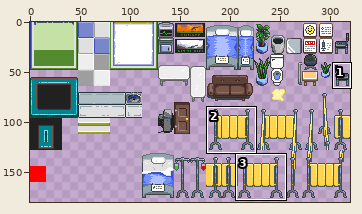
One commit to this sprite sheet: Assets/Tiled2Unity/Textures/BAGJ_tileset.png. The first picture is a wide view before the edit; the outline marks the close-up.
Close-up. Earlier state:
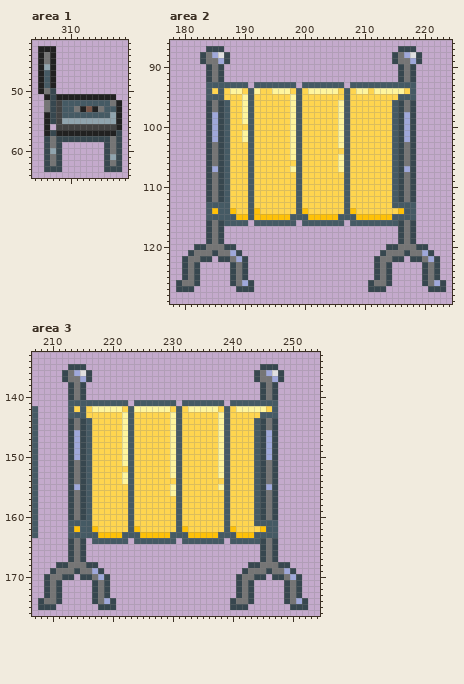
The file is 320x320 pixels. Shown: area 1: x 304..319, y 42..64; area 2: x 178..224, y 86..129; area 3: x 207..254, y 133..176. The wide view leaves out empty margins. The commit also changed other parts of the picture, which this record leaves out.
Once edited:
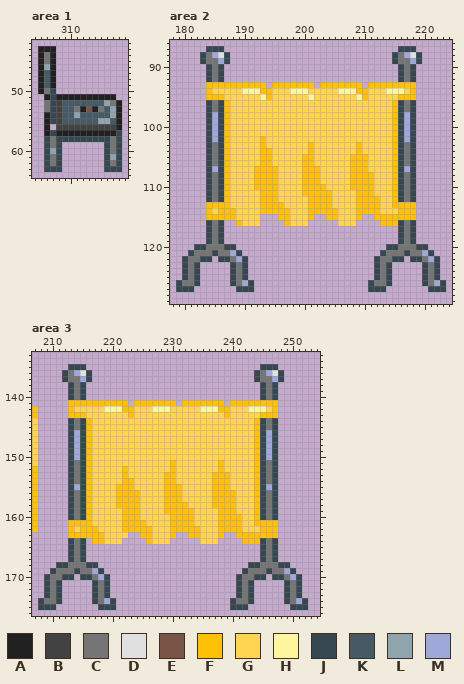
Palette (. is transparent): A #212121  B #424242  C #757575  D #e0e0e0  E #795548  F #ffc107  G #ffd54f  H #fff59d  J #37474f  K #455a64  L #90a4ae  M #9fa8da
Diff:
--- area 1
@@ x 304..319 @@
 51 ..AJAAAAAAAAAA..
-52 ..CJBKKKKKKKKCA.
-53 ..CJBKKCAEACKKA.
-54 ..AJBKKKKKKKKLA.
-55 ..AJBLLLLLLLLLA.
+52 ..CJBKKKKKKKLCA.
+53 ..CJBKKCAEACKLA.
+54 ..AJBKKLKKKKKLA.
+55 ..AJBKKKKKKLLKA.
 56 ..A.BBBBBBBBBBA.
--- area 2
@@ x 178..224 @@
  92 ......JCJ.............................JCJ......
- 93 ......KKKKKKK.KKKKKKK.KKKKKKK.KKKKKKKKKKK......
- 94 ......KGKGHHGKHGGHHHGKGHHHHHGKGHHGHHHHHGK......
- 95 ......KKKGGGHKGGGGGGHKGGGGGGGKGGGGGGGGKKK......
- 96 ......JCJKGGHKGGGGGGHKGGGGGGHKGGGGGGGKJCJ......
- 97 ......JCJKGGHKGGGGGGHKGGGGGGHKGGGGGGGKJCJ......
- 98 ......JMJKGGHKGGGGGGHKGGGGGGHKGGGGGGGKJMJ......
- 99 ......JMJKGGHKGGGGGGHKGGGGGGHKGGGGGGGKJMJ......
-100 ......JMJKGGGKGGGGGGHKGGGGGGHKGGGGGGGKJMJ......
-101 ......JMJKGGHKGGGGGGHKGGGGGGHKGGGGGGGKJMJ......
-102 ......JMJKGGHKGGGGGGHKGGGGGGHKGGGGGGGKJMJ......
-103 ......JCJKGGGKGGGGGGHKGGGGGGHKGGGGGGGKJCJ......
-104 ......JCJKGGGKGGGGGGHKGGGGGGGKGGGGGGGKJCJ......
-105 ......JCJKGGGKGGGGGGHKGGGGGGHKGGGGGGGKJCJ......
-106 ......JCJKGGGKGGGGGGGKGGGGGGHKGGGGGGGKJCJ......
-107 ......JMJKGGGKGGGGGGHKGGGGGGHKGGGGGGGKJMJ......
-108 ......JCJKGGGKGGGGGGGKGGGGGGGKGGGGGGGKJCJ......
-109 ......JCJKGGGKGGGGGGGKGGGGGGGKGGGGGGGKJCJ......
-110 ......JCJKGGGKGGGGGGGKGGGGGGGKGGGGGGGKJCJ......
-111 ......JCJKGGGKGGGGGGGKGGGGGGGKGGGGGGGKJCJ......
-112 ......JCJKGGGKGGGGGGGKGGGGGGGKGGGGGGGKJCJ......
-113 ......KKKKGGGKGGGGGGGKGGGGGGGKGGGGGGGKKKK......
-114 ......KFKKFGGKFGGGGGGKFGGGGGGKFGGGGGGGFKK......
-115 ......KKKKKFFKFFFFFFKKKFFFFFKKKFFFFFFKKKK......
-116 ......JCJKKKK.KKKKKKK.KKKKKKK.KKKKKKKKJCJ......
+ 93 ......FFFFFFFFFF.FFFFFFF.FFFFFFF.FFFFFFFF......
+ 94 ......FGGGGGHHHFFGGGHHHGGGGGHHHFFGGGHHHGF......
+ 95 ......FFFGGGGGGHFGGGGGGHGGGGGGGHFGGGGGFFF......
+ 96 ......JCJFGGGGGGGGGGGGGGGGGGGGGGGGGGGFJCJ......
+ 97 ......JCJFGGGGGGGGGGGGGGGGGGGGGGGGGGGFJCJ......
+ 98 ......JMJFGGGGGGGGGGGGGGGGGGGGGGGGGGGFJMJ......
+ 99 ......JMJFGGGGGGGGGGGGGGGGGGGGGGGGGGGFJMJ......
+100 ......JMJFGGGGGGGGGGGGGGGGGGGGGGGGGGGFJMJ......
+101 ......JMJFGGGGGGGGGGGGGGGGGGGGGGGGGGGFJMJ......
+102 ......JMJFGGGGGFGGGGGGGGGGGGGGGGGGGGGFJMJ......
+103 ......JCJFGGGGGFGGGGGGGFGGGGGGGFGGGGGFJCJ......
+104 ......JCJFGGGGGFFGGGGGGFGGGGGGGFGGGGGFJCJ......
+105 ......JCJFGGGGGFFGGGGGFFGGGGGGFFFGGGGFJCJ......
+106 ......JCJFGGGGGFFGGGGGFFGGGGGGFFFGGGGFJCJ......
+107 ......JMJFGGGGFFFFGGGGFFFGGGGGFFFGGGGFJMJ......
+108 ......JCJFGGGGFFFFGGGGFFFGGGGGFFFFGGGFJCJ......
+109 ......JCJFGGGGFFFFGGGGFFFGGGGGFFFFGGGFJCJ......
+110 ......JCJFGGGGFFFFGGGGFFFFGGGGFFFFGGGFJCJ......
+111 ......JCJFGGGGGFFFGGGGFFFFFGGGGFFFGGGFJCJ......
+112 ......JCJFGGGGGFFFGGGGGFFFFGGGGFFFFGGFJCJ......
+113 ......FFFFGGGGGFFFFGGGGFFFFGGGGFFFFGGFFFF......
+114 ......FGFFFGGGGFFFFFGGGFFFFFGGGFFFFGGGFFF......
+115 ......FFFFFGGGG...FFGGGF..FFGGGF..FFFFFFF......
+116 ......JCJ..FGGG....FGGG.....GGG....FFFJCJ......
 117 ......JCJ.............................JCJ......
--- area 3
@@ x 207..254 @@
 140 ......JCJ.............................JCJ.......
-141 ......KKKKKKKKKK.KKKKKKK.KKKKKKK.KKKKKKKK.......
-142 K.....KGKGHHHHHGKHHHHHHGKGHHHHHGKGHHHHHGK.......
-143 K.....KKKGGGGGGHKGGGGGGHKGGGGGGHKGGGGGKKK.......
-144 K.....JCJKGGGGGHKGGGGGGHKGGGGGGHKGGGGKJCJ.......
-145 K.....JCJKGGGGGHKGGGGGGHKGGGGGGHKGGGGKJCJ.......
-146 K.....JMJKGGGGGHKGGGGGGHKGGGGGGHKGGGGKJMJ.......
-147 K.....JMJKGGGGGHKGGGGGGHKGGGGGGHKGGGGKJMJ.......
-148 K.....JMJKGGGGGHKGGGGGGHKGGGGGGHKGGGGKJMJ.......
-149 K.....JMJKGGGGGHKGGGGGGHKGGGGGGHKGGGGKJMJ.......
-150 K.....JMJKGGGGGHKGGGGGGHKGGGGGGHKGGGGKJMJ.......
-151 K.....JCJKGGGGGHKGGGGGGHKGGGGGGHKGGGGKJCJ.......
-152 K.....JCJKGGGGGGKGGGGGGHKGGGGGGHKGGGGKJCJ.......
-153 K.....JCJKGGGGGHKGGGGGGHKGGGGGGHKGGGGKJCJ.......
-154 K.....JCJKGGGGGHKGGGGGGGKGGGGGGGKGGGGKJCJ.......
-155 K.....JMJKGGGGGGKGGGGGGHKGGGGGGHKGGGGKJMJ.......
-156 K.....JCJKGGGGGGKGGGGGGHKGGGGGGGKGGGGKJCJ.......
-157 K.....JCJKGGGGGGKGGGGGGGKGGGGGGGKGGGGKJCJ.......
-158 K.....JCJKGGGGGGKGGGGGGGKGGGGGGGKGGGGKJCJ.......
-159 K.....JCJKGGGGGGKGGGGGGGKGGGGGGGKGGGGKJCJ.......
-160 K.....JCJKGGGGGGKGGGGGGGKGGGGGGGKGGGGKJCJ.......
-161 K.....KKKKGGGGGGKGGGGGGGKGGGGGGGKGGGGKKKK.......
-162 K.....KFKKFGGGGGKFGGGGGGKFGGGGGGKFGGGGFKK.......
-163 K.....KKKKKFFFFKKKFFFFFKKKFFFFFKKKFFFKKKK.......
-164 ......JCJ.KKKKKK.KKKKKKK.KKKKKKK.KKKKKJCJ.......
+141 ......FFFFFFFFFF.FFFFFFF.FFFFFFF.FFFFFFFF.......
+142 F.....FGGGGGHHHFFGGGHHHGGGGGHHHFFGGGHHHGF.......
+143 F.....FFFGGGGGGGFGGGGGGGGGGGGGGGFGGGGGFFF.......
+144 G.....JCJFGGGGGGGGGGGGGGGGGGGGGGGGGGGFJCJ.......
+145 G.....JCJFGGGGGGGGGGGGGGGGGGGGGGGGGGGFJCJ.......
+146 G.....JMJFGGGGGGGGGGGGGGGGGGGGGGGGGGGFJMJ.......
+147 G.....JMJFGGGGGGGGGGGGGGGGGGGGGGGGGGGFJMJ.......
+148 G.....JMJFGGGGGGGGGGGGGGGGGGGGGGGGGGGFJMJ.......
+149 G.....JMJFGGGGGGGGGGGGGGGGGGGGGGGGGGGFJMJ.......
+150 G.....JMJFGGGGGGGGGGGGGGGGGGGGGGGGGGGFJMJ.......
+151 G.....JCJFGGGGGGGGGGGGGFGGGGGGGFGGGGGFJCJ.......
+152 F.....JCJFGGGGGFGGGGGGGFGGGGGGGFGGGGGFJCJ.......
+153 F.....JCJFGGGGGFGGGGGGFFGGGGGGFFFGGGGFJCJ.......
+154 F.....JCJFGGGGGFFGGGGGFFGGGGGGFFFGGGGFJCJ.......
+155 F.....JMJFGGGGFFFGGGGGFFFGGGGGFFFGGGGFJMJ.......
+156 F.....JCJFGGGGFFFFGGGGFFFGGGGGFFFFGGGFJCJ.......
+157 F.....JCJFGGGGFFFFGGGGFFFGGGGGFFFFGGGFJCJ.......
+158 F.....JCJFGGGGFFFFGGGGFFFFGGGGFFFFGGGFJCJ.......
+159 F.....JCJFGGGGGFFFGGGGFFFFFGGGGFFFGGGFJCJ.......
+160 F.....JCJFGGGGGFFFGGGGGFFFFGGGGFFFFGGFJCJ.......
+161 F.....FFFFGGGGGFFFFGGGGFFFFGGGGFFFFGGFFFF.......
+162 F.....FGFFFGGGGFFFFFGGGFFFFFGGGFFFFGGGFFF.......
+163 ......FFFFFFGGGG..FFGGGF..FFGGGF..FFFFFFF.......
+164 ......JCJ.FFGGG....FGGG.....GGG....FFFJCJ.......
 165 ......JCJ.............................JCJ.......
Changed places in both close-ups, as pixel boxes (x1, y1, x2, y2):
changed: (62, 100, 116, 124)
changed: (206, 82, 416, 226)
changed: (68, 400, 278, 544)
changed: (32, 406, 38, 538)
